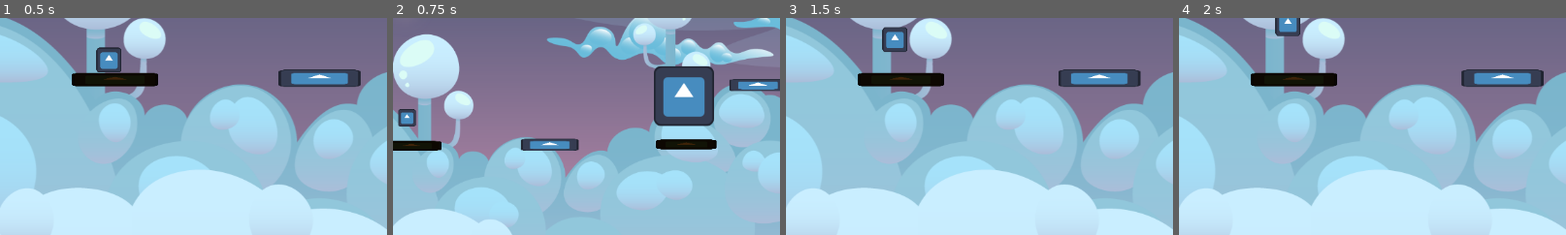
Above: before the commit, frames 1-4 (left to right).
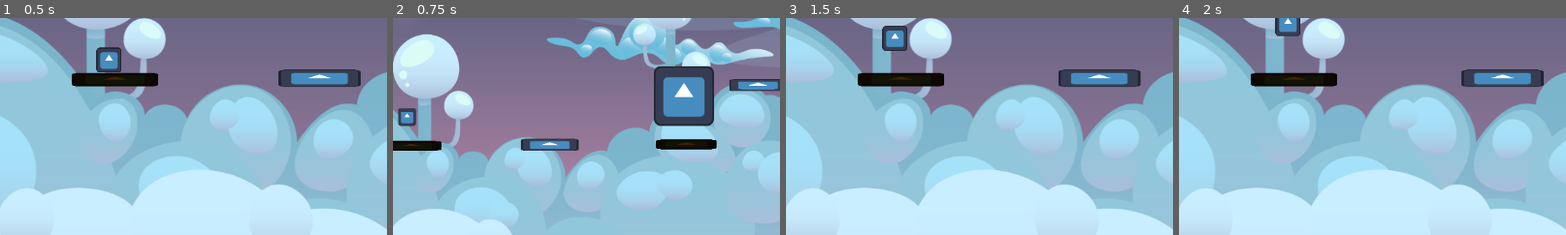
Above: after the commit, the same moments.

Repository: danigeri/Brackeys-Game-Jam
Game: Godot game, scene res://scenes/GameLoop/game_loop.tscn
The game is run twice, just before and just after one commit, with the same random seed, the same clock (stepped at 60 frames per second) and the same inputs. The engine's default icon, where the game draws it, is replaced by a stand-in: a white triangle on a blue panel in a dark square.
Inputs (mouse positions are % of the whole screen's width and height, from its top left):
- Up to frame 1 (0.5 s): no input
- Up to frame 2 (0.75 s): move the mouse to (41, 60) at 0.52 s; hold Right (right) from 0.53 s (still down); tap G (ghost_run) at 0.6 s; click (41, 60) at 0.67 s
- Up to frame 3 (1.5 s): keep holding Right (right); tap Up (up) at 0.77, 1.07 s; tap P (player_run) at 0.8, 1.35 s; move the mouse to (79, 43) at 1.27 s; click (79, 43) at 1.42 s
- Up to frame 4 (2 s): keep holding Right (right); tap Up (up) at 1.52, 1.55, 1.82 s
The pictures show only the part of the screen within x 0-50%, y 46-96%; the shares and areas given below are measured in that part.

Frame 1 is identical in both runs. In frame 2, 0.1% of the frame differs, in the area x 1-7%, y 41-50%; in frame 3, 0.2%, in the area x 24-32%, y 3-16%; in frame 4, nothing differs.

Commit message:
TELESZEMETELEM AMIT A RICSI CSINAL

Diff:
--- a/Globals/game_events.gd
+++ b/Globals/game_events.gd
@@ -17,7 +17,12 @@
 	else:
 		Input.set_mouse_mode(Input.MOUSE_MODE_HIDDEN)
 
+#ez azert kell, mert idozites miatt nem rajzolodott vissza ghost mode-ban
+#az utoljara felszedett star, csak az osszes tobbi
+#ha van valami jobb megoldas akkor javitsuk
+func _set_ghost_mode(is_on: bool) -> void:
+	ghost_mode = is_on
+	ghost_mode_on.emit(is_on)
 
 func set_ghost_mode(is_on: bool) -> void:
-	ghost_mode = is_on
-	ghost_mode_on.emit(is_on)
+	call_deferred("_set_ghost_mode", is_on)
--- a/scenes/GameLoop/game_loop.gd
+++ b/scenes/GameLoop/game_loop.gd
@@ -117,13 +117,4 @@
 	#print("ready, optional_collected: ", optional_collected)
 
 	if required_collected >= required_total:
-		call_deferred("_trigger_ghost_mode")
-
-
-#ez azert kell, mert idozites miatt nem rajzolodott vissza ghost mode-ban
-#az utoljara felszedett star, csak az osszes tobbi
-#ha van valami jobb megoldas akkor javitsuk
-
-
-func _trigger_ghost_mode():
-	GameEvents.set_ghost_mode(true)
+		GameEvents.set_ghost_mode(true)
